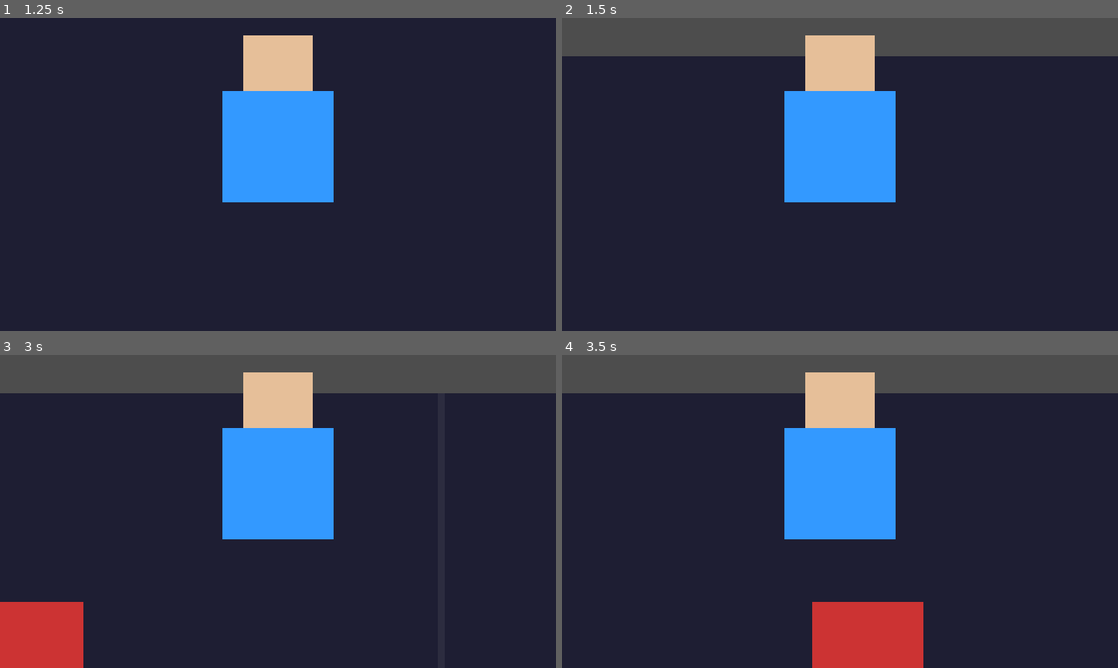
Above: before the commit, frames 1-4 (two rows, left to right).
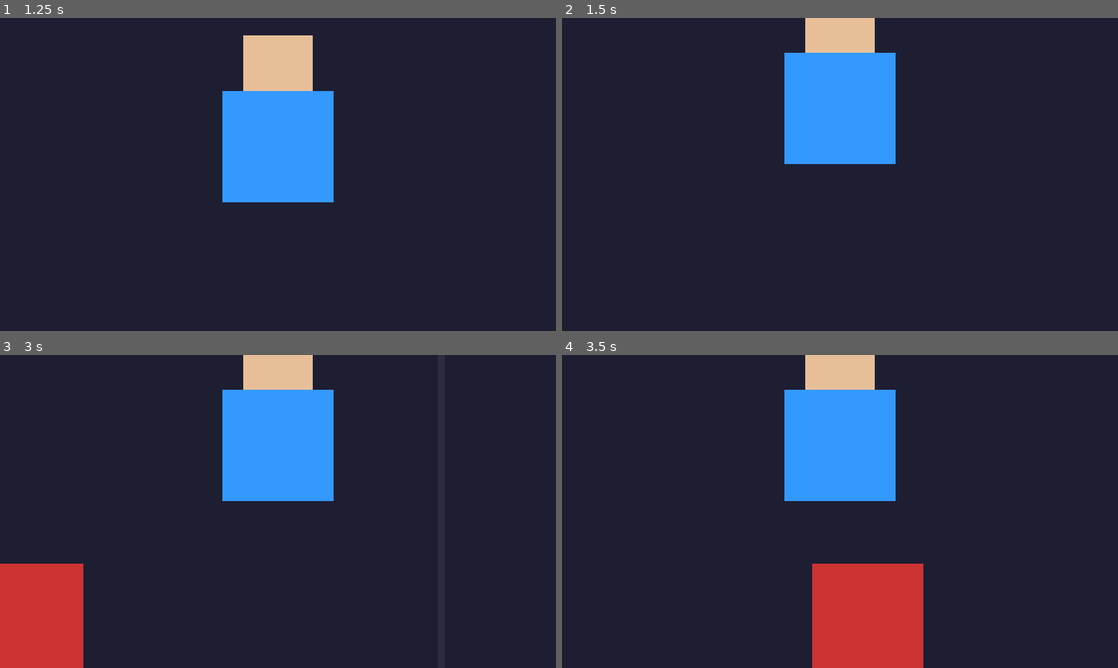
Above: after the commit, the same moments.

Repository: rightsosaid/prime-empire
Game: Godot game, scene res://scenes/test_level.tscn
The game is run twice, just before and just after one commit, with the same random seed, the same clock (stepped at 60 frames per second) and the same inputs.
Inputs:
- Up to frame 1 (1.25 s): tap Enter at 0.5 s; hold W (move_up) from 0.53 s (still down)
- Up to frame 2 (1.5 s): keep holding W (move_up); tap Space at 1.25 s
- Up to frame 3 (3 s): tap Enter at 2 s; release W (move_up) at 2.03 s; hold A (move_left) from 2.03 s (still down); tap Space at 2.75 s
- Up to frame 4 (3.5 s): keep holding A (move_left)

Frame 1 is identical in both runs. In frame 2, 16% of the frame differs, in the area x 0-100%, y 0-59%; in frame 3, 18%; in frame 4, 19%, in the area x 0-100%, y 0-79%.

Commit message:
Add camera follow with level boundary limits

Diff:
--- a/scenes/test_level.tscn
+++ b/scenes/test_level.tscn
@@ -83,3 +83,7 @@
 
 [node name="Camera2D" type="Camera2D" parent="Player"]
 zoom = Vector2(4, 4)
+limit_left = 0
+limit_top = 0
+limit_right = 320
+limit_bottom = 180
